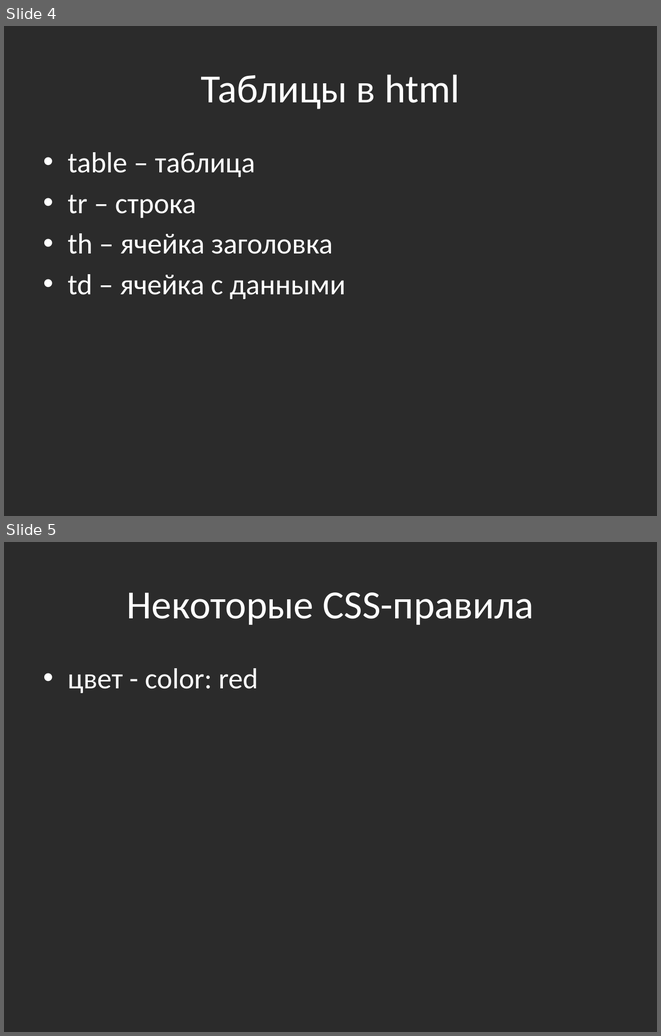
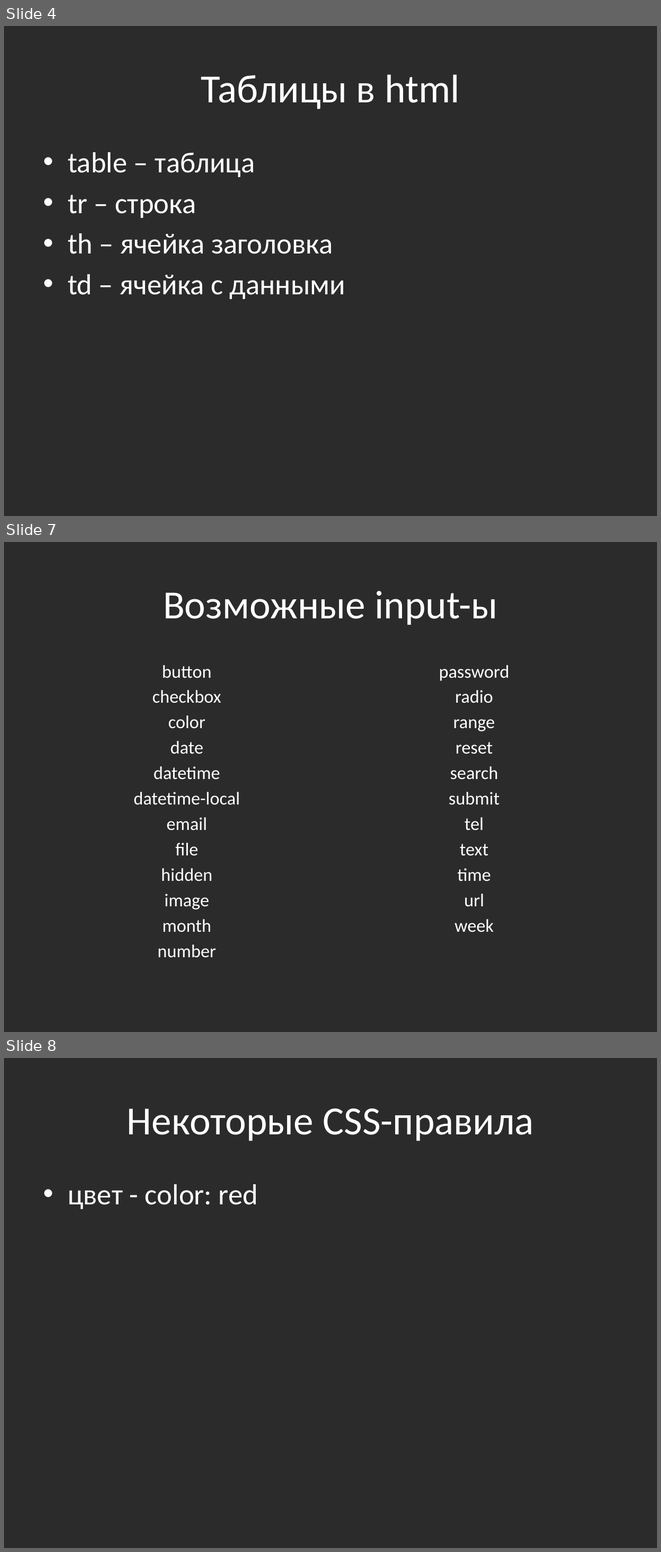
Before and after one commit to bazile/AspNetMvcTraining, a slide deck: html-css-js.pptx. Shown one above the other, each under a label of ours: slides 4 and 5 before the commit, slides 4, 7 and 8 after it; the slides between them are not shown. The pictures are 661x1036 and 661x1552 pixels, drawn with LibreOffice and Linux fonts; fonts in the diff are those of the drawing; background and template pictures are left out; a plain dark background stands for a picture behind light text. Boxes give left, top, right and bottom in pixels: in the first picture for what was removed or moved away, otherwise in the second. Text is boxed around its words. In the diff, an @@ line names an element or a change of style, - is before the commit and + after.

```diff
--- a/html-css-js.pptx
+++ b/html-css-js.pptx
@@ slide 7 added at <box>4,542,657,1032</box>, background picture (left out) @@
@@ title added at <box>163,591,498,625</box>, 44 pt, text #FFFFFF @@
+Возможные input-ы
@@ text added at <box>134,665,510,958</box>, 20 pt, text #FFFFFF @@
+button
+checkbox
+color
+date
+datetime
+datetime-local
+email
+file
+hidden
+image
+month
+number
+password
+radio
+range
+reset
+search
+submit
+tel
+text
+time
+url
+week
@@ what was slide 5 is now slide 8 @@
```
Also in this commit, not shown: 2 other slides added.
